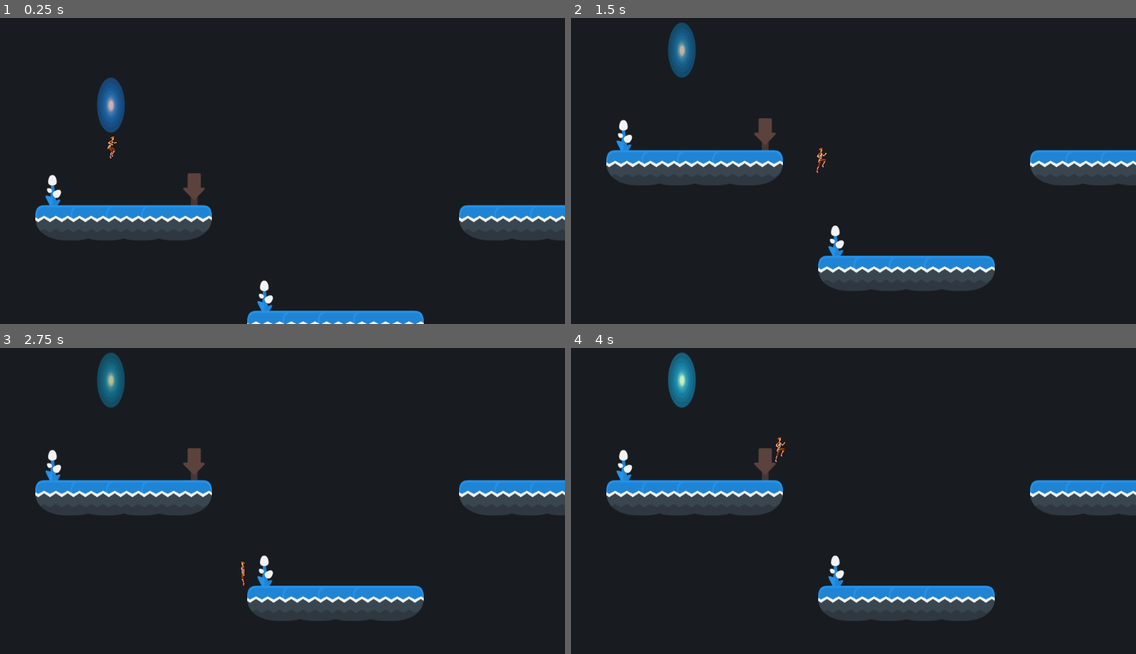
Above: before the commit, frames 1-4 (two rows, left to right).
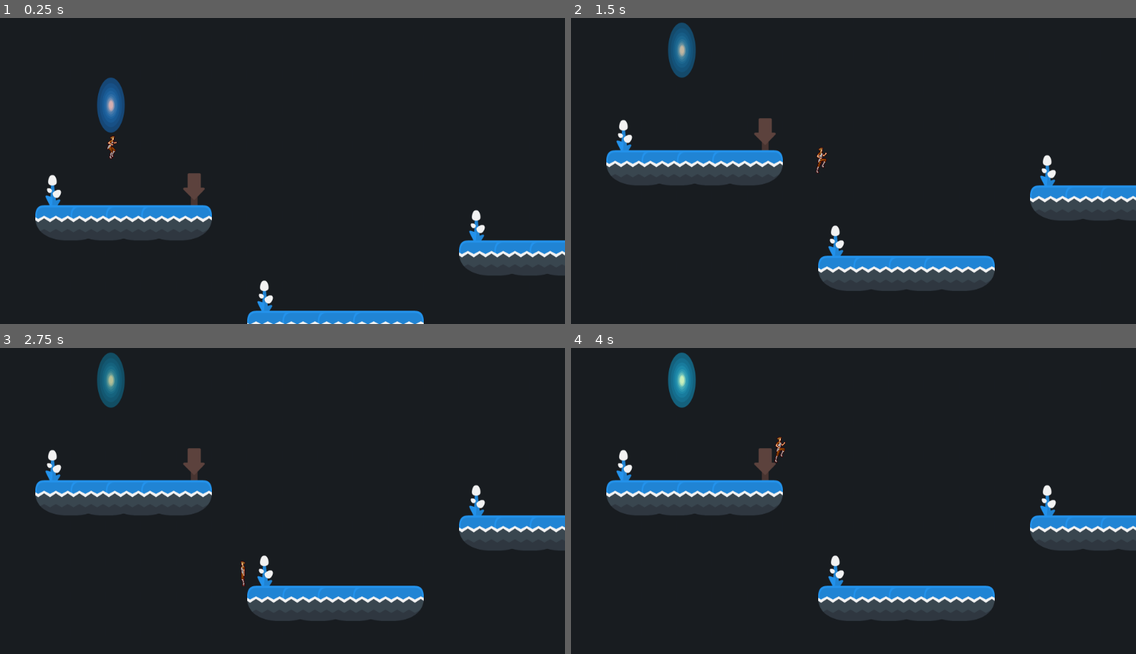
Above: after the commit, the same moments.

Repository: trevrobb/04-2D-Platformer
Game: Godot game, scene res://Levels/Level3.tscn
Same seed, same stepped clock (60 frames per second), same inputs: the game is played once before the commit and once after it. This scene is started directly instead of the project's main scene. The engine's default icon, where the game draws it, is replaced by a stand-in: a white triangle on a blue panel in a dark square.
Inputs:
- Up to frame 1 (0.25 s): no input
- Up to frame 2 (1.5 s): hold D (right) from 0.53 s (still down); tap W (jump) at 0.77 s
- Up to frame 3 (2.75 s): tap W (jump) at 1.52 s; release D (right) at 2.03 s; hold A (left) from 2.03 s (still down)
- Up to frame 4 (4 s): release A (left) at 2.78 s; hold D (right) from 2.78 s (still down); tap W (jump) at 3.02, 3.77 s

The runs differ from the first frame. In frame 1, 4.1% of the frame differs, in the area x 81-100%, y 61-85%; in frame 2, 4.1%; in frame 3, 4.1%; in frame 4, 4.1%.
Error in both runs: Invalid get index 'position' (on base: 'previously freed instance'). (res://Levels/Camera.gd:12)

Commit message:
2D Platformer

Diff:
--- a/Game.tscn
+++ b/Game.tscn
@@ -1,6 +1,7 @@
-[gd_scene load_steps=7 format=2]
+[gd_scene load_steps=8 format=2]
 
 [ext_resource path="res://icon.png" type="Texture" id=1]
+[ext_resource path="res://UI/menu.gd" type="Script" id=2]
 [ext_resource path="res://Player/Player_Container.gd" type="Script" id=12]
 
 [sub_resource type="NavigationPolygon" id=1]
@@ -56,3 +57,74 @@
 tile_set = SubResource( 4 )
 format = 1
 tile_data = PoolIntArray( -720896, 0, 0, -720895, 0, 0, -720894, 0, 0, -720893, 0, 0, -720892, 0, 0, -720891, 0, 0, -72 …(2954 unchanged characters)…
+
+[node name="UI" type="CanvasLayer" parent="."]
+
+[node name="HUD" type="Control" parent="UI"]
+margin_right = 40.0
+margin_bottom = 40.0
+__meta__ = {
+"_edit_use_anchors_": false
+}
+
+[node name="CanvasModulate" type="ColorRect" parent="UI/HUD"]
+margin_right = 1024.0
+margin_bottom = 30.0
+color = Color( 0, 0, 0, 0.501961 )
+__meta__ = {
+"_edit_use_anchors_": false
+}
+
+[node name="Score" type="Label" parent="UI/HUD"]
+margin_left = 10.0
+margin_right = 512.0
+margin_bottom = 30.0
+text = "Score: "
+valign = 1
+
+[node name="Health" type="Label" parent="UI/HUD"]
+margin_left = 512.0
+margin_right = 1014.0
+margin_bottom = 31.0
+text = "Health:"
+align = 2
+valign = 1
+
+[node name="Menu" type="Control" parent="UI"]
+visible = false
+margin_right = 40.0
+margin_bottom = 40.0
+script = ExtResource( 2 )
+__meta__ = {
+"_edit_use_anchors_": false
+}
+
+[node name="ColorRect" type="ColorRect" parent="UI/Menu"]
+margin_right = 1024.0
+margin_bottom = 600.0
+color = Color( 0, 0, 0, 0.501961 )
+
+[node name="Quit" type="Button" parent="UI/Menu"]
+margin_left = 412.0
+margin_top = 400.0
+margin_right = 612.0
+margin_bottom = 440.0
+text = "Quit Game"
+
+[node name="Load" type="Button" parent="UI/Menu"]
+margin_left = 412.0
+margin_top = 250.0
+margin_right = 612.0
+margin_bottom = 290.0
+text = "Load Game"
+
+[node name="Save" type="Button" parent="UI/Menu"]
+margin_left = 412.0
+margin_top = 200.0
+margin_right = 612.0
+margin_bottom = 240.0
+text = "Save Game"
+
+[connection signal="pressed" from="UI/Menu/Quit" to="UI/Menu" method="_on_Quit_pressed"]
+[connection signal="pressed" from="UI/Menu/Load" to="UI/Menu" method="_on_Load_pressed"]
+[connection signal="pressed" from="UI/Menu/Save" to="UI/Menu" method="_on_Save_pressed"]
--- a/Global.gd
+++ b/Global.gd
@@ -1,4 +1,20 @@
 extends Node
+
+const SAVE_PATH = "user://savegame.sav"
+const SECRET = "C220 Is the Best!"
+onready var music = "res://Assets/Song_1.mp3"
+var save_file = ConfigFile.new()
+
+
+onready var HUD = get_node_or_null("/root/Game/UI/HUD")
+onready var Game = load("res://Game.tscn")
+
+var save_data = {
+	"general": {
+		"score":0
+		,"health":100
+		}
+		}
 
 var fade = null
 var fade_speed = 0.015
@@ -8,6 +24,18 @@
 
 var death_zone = 1000
 
+func _ready():
+	update_score(0)
+	update_health(0)
+
+func update_score(s):
+	save_data["general"]["score"] += s
+
+
+func update_health(h):
+	save_data["general"]["health"] += h
+
+
 func _physics_process(_delta):
 	if fade == null:
 		fade = get_node_or_null("/root/Game/Camera/Fade")
@@ -16,6 +44,32 @@
 	if fade_in:
 		execute_fade_in()
 
+func restart_level():
+	HUD = get_node_or_null("/root/Game/UI/HUD")
+	update_score(0)
+	update_health(0)
+	get_tree().paused = false
+func save_game():
+	save_data["general"]["coins"] = []
+	save_data["general"]["mines"] = []
+	var save_game = File.new()
+	save_game.open_encrypted_with_pass(SAVE_PATH, File.WRITE, SECRET)
+	save_game.store_string(to_json(save_data))
+	save_game.close()
+func load_game():
+	var save_game = File.new()
+	if not save_game.file_exists(SAVE_PATH):
+		return
+	save_game.open_encrypted_with_pass(SAVE_PATH, File.READ, SECRET)
+	var contents = save_game.get_as_text()
+	var result_json = JSON.parse(contents)
+	if result_json.error == OK:
+		save_data = result_json.result_json
+	else:
+		print("Error: ", result_json.error)
+	save_game.close()
+	var _scene = get_tree().change_scene_to(Game)
+	call_deferred("restart_level")
 
 func start_fade_in():
 	if fade != null:
--- a/Levels/Level3.tscn
+++ b/Levels/Level3.tscn
@@ -220,7 +220,7 @@
 tile_set = SubResource( 4 )
 collision_friction = 0.0
 format = 1
-tile_data = PoolIntArray( 327703, 0, 0, 327704, 0, 0, 327705 …(80 unchanged characters)… 3218, 0, 0, 393219, 0, 0, 393220, 0, 0, 393229, 0, 0, 393230, 0, 0, 393231, 0, 0, 393232, 0, 0, 393233, 0, 0, 393234, 0, 0, 393235, 0, 0, 524321, 0, 0, 524322, 0, 0, 5243 …(332 unchanged characters)…
+tile_data = PoolIntArray( 327703, 0, 0, 327704, 0, 0, 327705 …(80 unchanged characters)… 3218, 0, 0, 393219, 0, 0, 393220, 0, 0, 458765, 0, 0, 458766, 0, 0, 458767, 0, 0, 458768, 0, 0, 458769, 0, 0, 458770, 0, 0, 458771, 0, 0, 524321, 0, 0, 524322, 0, 0, 5243 …(332 unchanged characters)…
 
 [node name="Foreground" type="TileMap" parent="."]
 tile_set = SubResource( 5 )
@@ -228,7 +228,7 @@
 collision_layer = 0
 collision_mask = 2147483648
 format = 1
-tile_data = PoolIntArray( 262167, 4, 0, 262174, 2, 0, 327681, 4, 0, 327685, 3, 0, 327696, 4, 0, 327700, 4, 0, 327703, 4, 0, 458785, 4, 0, 458793, 4, 0, 524295, 4, 0, 524337, 4, 0, 589883, 4, 0 )
+tile_data = PoolIntArray( 262167, 4, 0, 262174, 2, 0, 327681, 4, 0, 327685, 3, 0, 393229, 4, 0, 393235, 4, 0, 458785, 4, 0, 458793, 4, 0, 524295, 4, 0, 524337, 4, 0, 589883, 4, 0 )
 
 [node name="Camera" parent="." instance=ExtResource( 5 )]
 process_mode = 0
--- /dev/null
+++ b/Music.tscn
@@ -0,0 +1,7 @@
+[gd_scene load_steps=2 format=2]
+
+[ext_resource path="res://Assets/Song_1.mp3" type="AudioStream" id=1]
+
+[node name="Music" type="AudioStreamPlayer2D"]
+stream = ExtResource( 1 )
+autoplay = true
--- /dev/null
+++ b/UI/menu.gd
@@ -0,0 +1,23 @@
+extends Control
+
+func _unhandled_input(event):
+	if event.is_action_pressed("menu"):
+		if visible:
+			hide()
+			get_tree().paused = false
+		else:
+			show()
+			get_tree().paused = true
+
+func _on_Save_pressed():
+	Global.save_game()
+
+func _on_Load_pressed():
+	Global.load_game()
+
+func _on_Quit_pressed():
+	get_tree().quit()
+
+
+func _on_AudioStreamPlayer_ready():
+	pass # Replace with function body.
--- a/project.godot
+++ b/project.godot
@@ -40,11 +40,6 @@
 "events": [ Object(InputEventKey,"resource_local_to_scene":false,"resource_name":"","device":0,"alt":false,"shift":false,"control":false,"meta":false,"command":false,"pressed":false,"scancode":87,"physical_scancode":0,"unicode":0,"echo":false,"script":null)
  ]
 }
-quit={
-"deadzone": 0.5,
-"events": [ Object(InputEventKey,"resource_local_to_scene":false,"resource_name":"","device":0,"alt":false,"shift":false,"control":false,"meta":false,"command":false,"pressed":false,"scancode":16777217,"physical_scancode":0,"unicode":0,"echo":false,"script":null)
- ]
-}
 attack={
 "deadzone": 0.5,
 "events": [ Object(InputEventKey,"resource_local_to_scene":false,"resource_name":"","device":0,"alt":false,"shift":false,"control":false,"meta":false,"command":false,"pressed":false,"scancode":32,"physical_scancode":0,"unicode":0,"echo":false,"script":null)
@@ -55,6 +50,11 @@
 "events": [ Object(InputEventKey,"resource_local_to_scene":false,"resource_name":"","device":0,"alt":false,"shift":false,"control":false,"meta":false,"command":false,"pressed":false,"scancode":83,"physical_scancode":0,"unicode":0,"echo":false,"script":null)
  ]
 }
+menu={
+"deadzone": 0.5,
+"events": [ Object(InputEventKey,"resource_local_to_scene":false,"resource_name":"","device":0,"alt":false,"shift":false,"control":false,"meta":false,"command":false,"pressed":false,"scancode":16777217,"physical_scancode":0,"unicode":0,"echo":false,"script":null)
+ ]
+}
 
 [rendering]
 
Not shown, added: Assets/RobbinsTrevor_Song1.wav
Not shown, added: Assets/Song_1.mp3
